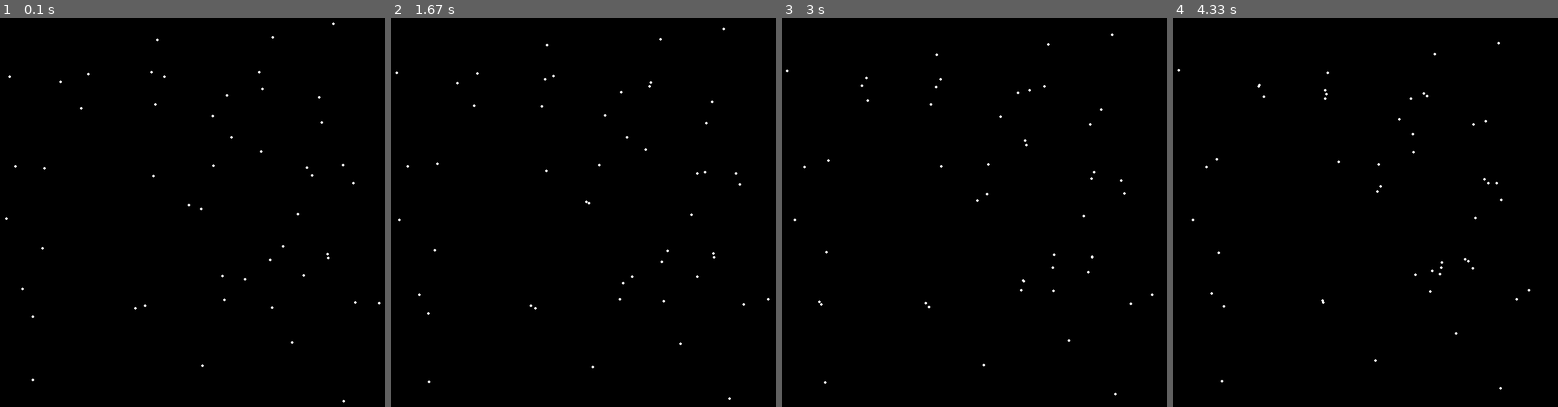
Above: before the commit, frames 1-4 (left to right).
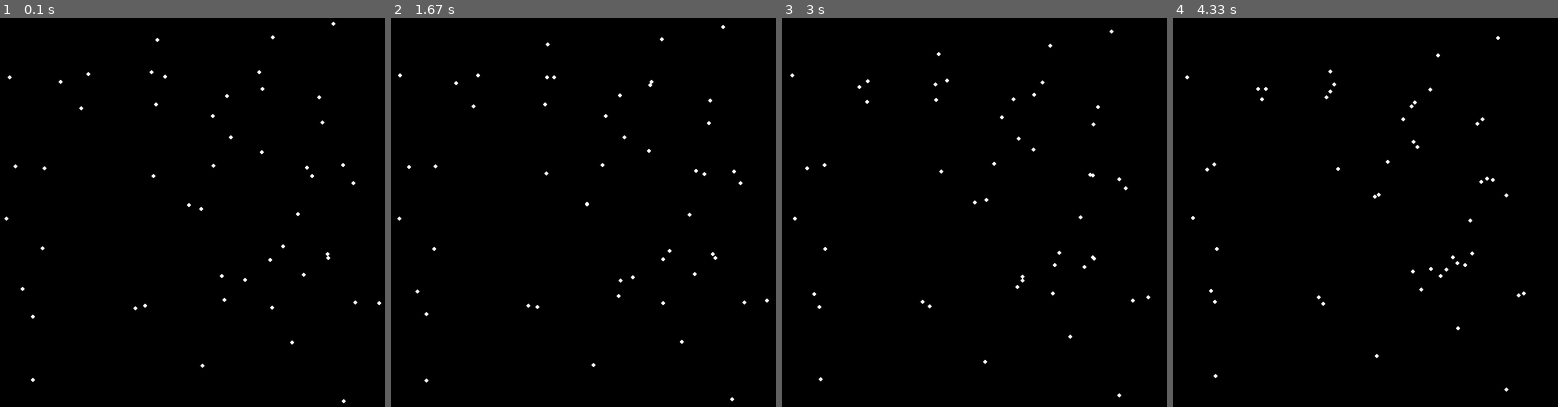
Above: after the commit, the same moments.

Repository: mirlan0705/n-body-star-cluster
Game: pygame game, started from main.py
The game is run twice, just before and just after one commit, with the same random seed, the same clock (stepped at 60 frames per second) and the same inputs.
Inputs:
- Up to frame 1 (0.1 s): no input
- Up to frame 2 (1.67 s): no input
- Up to frame 3 (3 s): no input
- Up to frame 4 (4.33 s): no input

The runs differ from the first frame. In frame 1, 0.2% of the frame differs, in the area x 1-99%, y 0-100%; in frame 2, 0.4%; in frame 3, 0.5%; in frame 4, 0.5%, in the area x 1-93%, y 4-97%.

Commit message:
updated main.py

Diff:
--- a/main.py
+++ b/main.py
@@ -17,8 +17,8 @@
 for i in range(50):
     x = random.uniform(100, 700)
     y = random.uniform(100, 700)
-    vx = random.uniform(-0.1, 0.1)
-    vy = random.uniform(-0.1, 0.1)
+    vx = random.uniform(-0.05, 0.05)
+    vy = random.uniform(-0.05, 0.05)
     mass = random.uniform(1, 3)
     stars.append([x,y,vx,vy,mass])
 
@@ -28,31 +28,29 @@
     for event in pygame.event.get():
         if event.type == pygame.QUIT:
             running = False
+    screen.fill((0,0,0))
 
-    screen.fill((0,0,0))
     for star in stars:
         for other in stars:
+            if star == other:
+                continue
 
             dx = other[0] - star[0]
             dy = other[1] - star[1]
-
-            distance = math.sqrt((dx**2) + (dy**2))
-            distance = max(distance, 5)
-
-            nx = dx/distance
-            ny = dy/distance
-
-            ax = 0.5 * other[4]/distance**2 * nx
-            ay = 0.5 * other[4]/distance**2 * ny
+            distance = math.sqrt(dx**2 + dy**2)
+            force = 0.5 * other[4] / (distance**2+50)
+            ax = force * dx/distance
+            ay = force * dy/distance
 
             star[2] += ax
             star[3] += ay
 
         star[0] += star[2]
         star[1] += star[3]
-        pygame.draw.circle(screen, (255,255,255), (int(star[0]), int(star[1])), 2)
+
+        pygame.draw.circle(screen, (255,255,255), (star[0], star[1]), 3)
 
     pygame.display.flip()
+
     clock.tick(60)
-
 pygame.quit()
